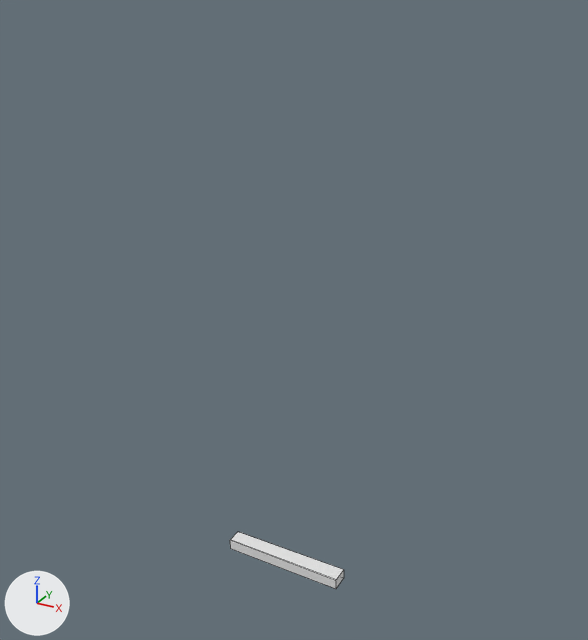
What one commit did to the Blender file Assets/3D Objects/level 2.blend.
Before and after are seen from a 50 mm lens placed at (104.3, -81.9, 105.2), pointed at (30.4, 52.6, 37.9). Lighting does not change. The marker at lower left points along +X, +Y and +Z. Mesh edges are drawn as thin lines.
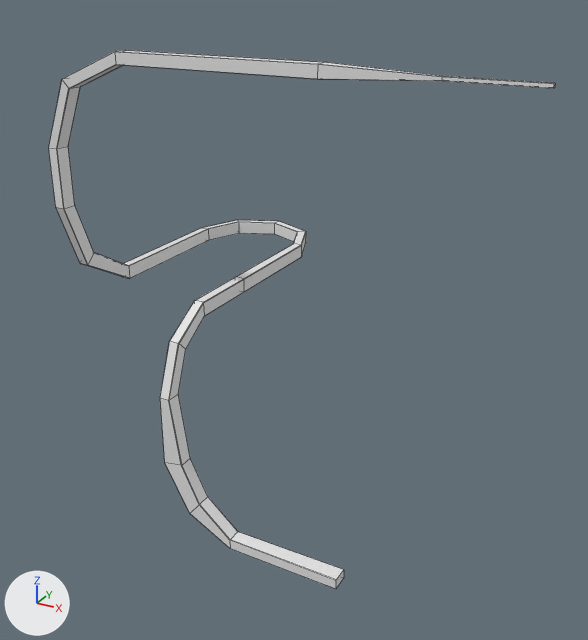
Commit message: level 2 stuff

The change, as a list of edits to the scene's bpy script:
```text
Change me_cube_017:
    used by ob_cube_003; location = (33.3, 27.1, -1.0)
    remove me_cube_017.from_pydata(...)  # 16 vertices, 9 faces; spans x -2.5..20.8, y -1.7..1.7, z 0.1..2.3
    add me_cube_017.from_pydata(...)  # 176 vertices, 169 faces; spans x -43.5..47.7, y -1.7..65.5, z 0.1..92.4
    me_cube_017 part 1
    132 vertices are added at x -43.5..32.3, y -1.5..65.5, z 5.1..92.4
    20 new vertices lie (2.0, 0.0, 0.0) away from vertices in x -43.4..-17.2, y -1.5..51.3, z 30.0..74.3
    8 new vertices lie (15.4, 0.0, 0.0) away from vertices in x 32.3, y 4.1..4.9, z 91.0..91.6
    160 new faces join them
```

Where the change shows, as pixel boxes (x1, y1, x2, y2) in the pictures (588 x 640 px):
'Cube.003', reshaped (341% wider, 831% taller)
    before: (230, 532, 344, 589)
    after: (49, 50, 555, 589)
part 1 of me_cube_017, added
    after: (49, 50, 555, 548)
